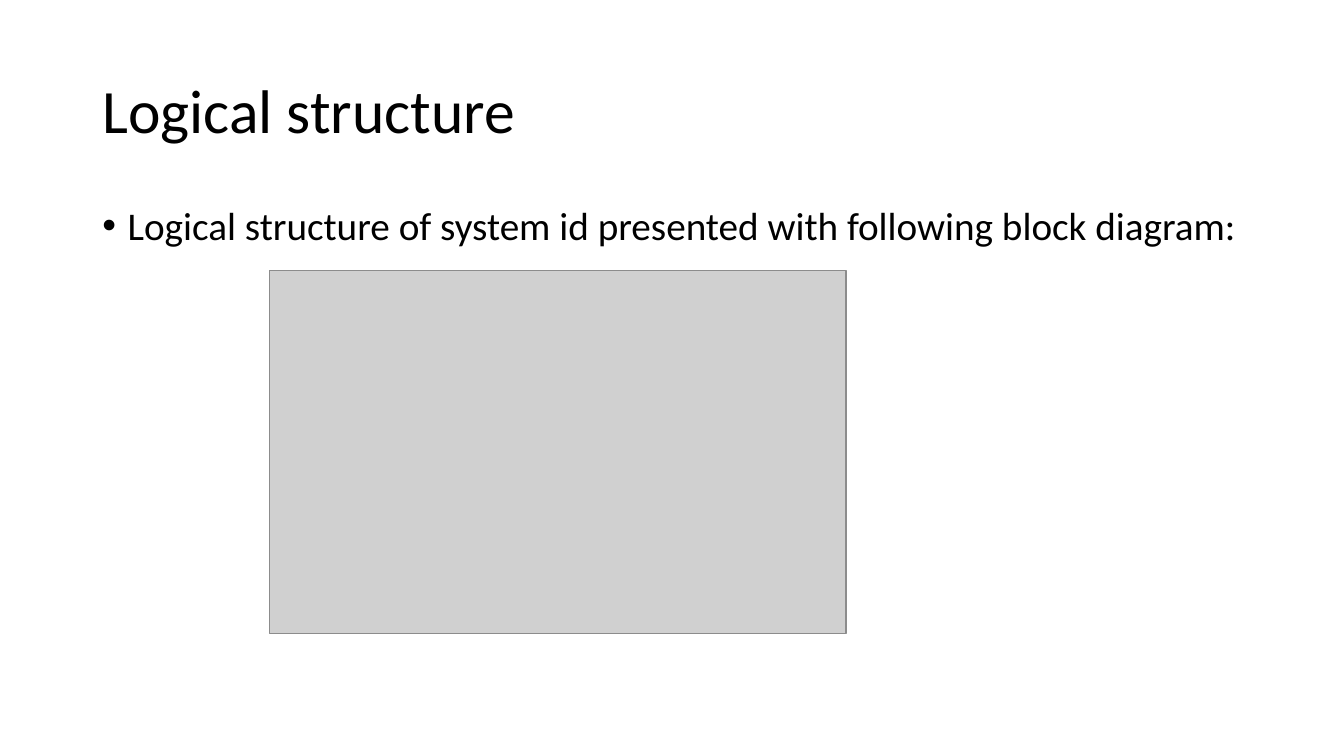
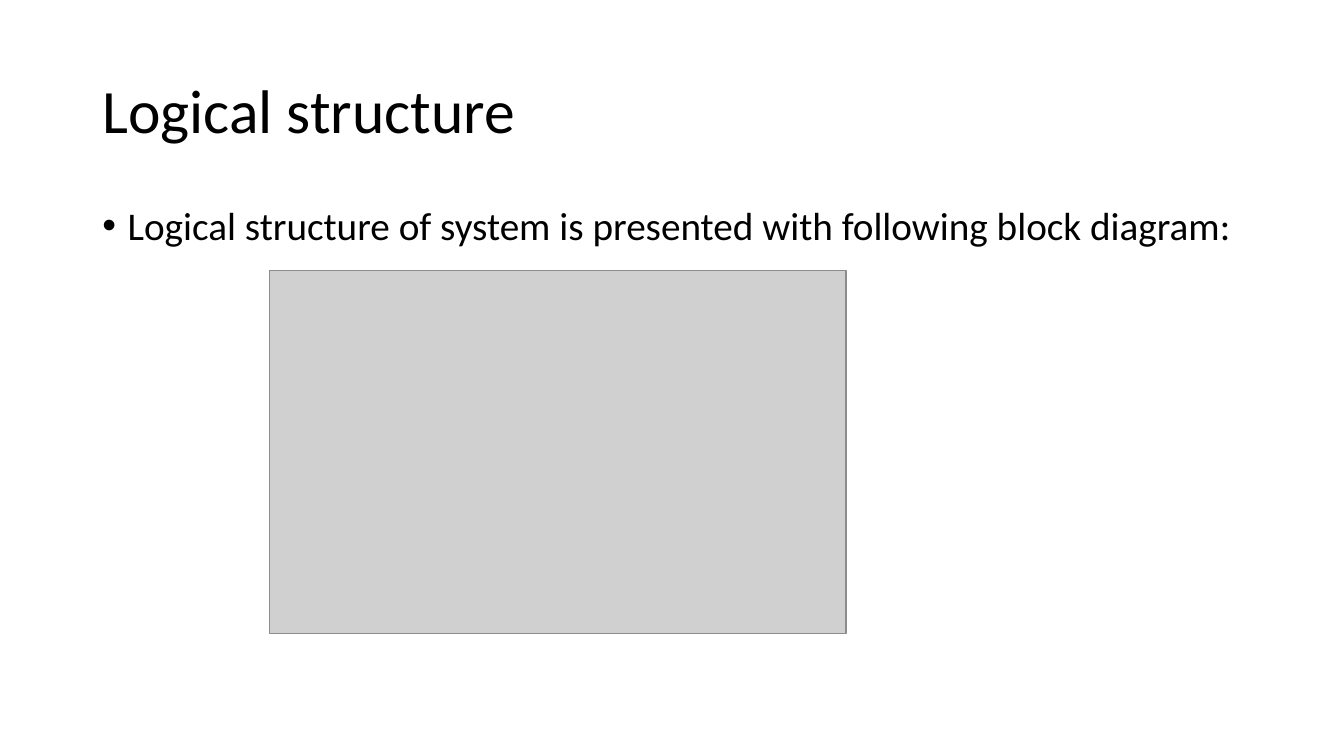
Before and after one commit to iai-rs/Translator, a slide deck: slide 4 of webapp/documentation/Translator_app_V1.0.pptx. Drawn at 1344x756 pixels with LibreOffice and Linux fonts; fonts in the diff are those of the drawing; grey boxes stand for pictures. Boxes give left, top, right and bottom in pixels: in the first picture for what was removed or moved away, otherwise in the second. Text is boxed around its words. In the diff, an @@ line names an element or a change of style, - is before the commit and + after.

```diff
--- a/webapp/documentation/Translator_app_V1.0.pptx
+++ b/webapp/documentation/Translator_app_V1.0.pptx
@@ text at (128, 212, 1230, 247): text changed @@
-• Logical structure of system id presented with following block diagram:
+• Logical structure of system is presented with following block diagram:
```
Also in this commit, not shown: 1 other slide changed.
